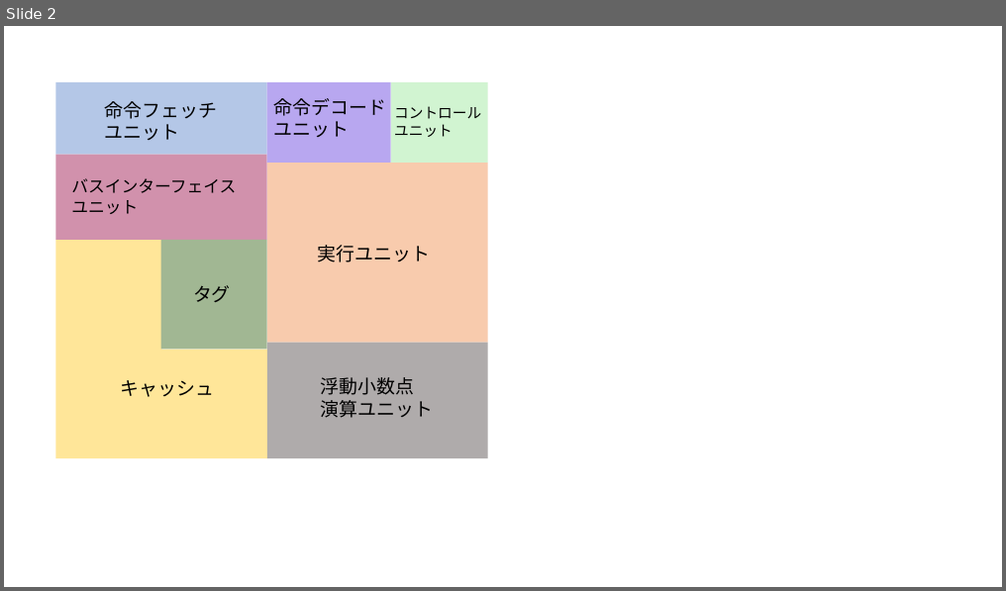
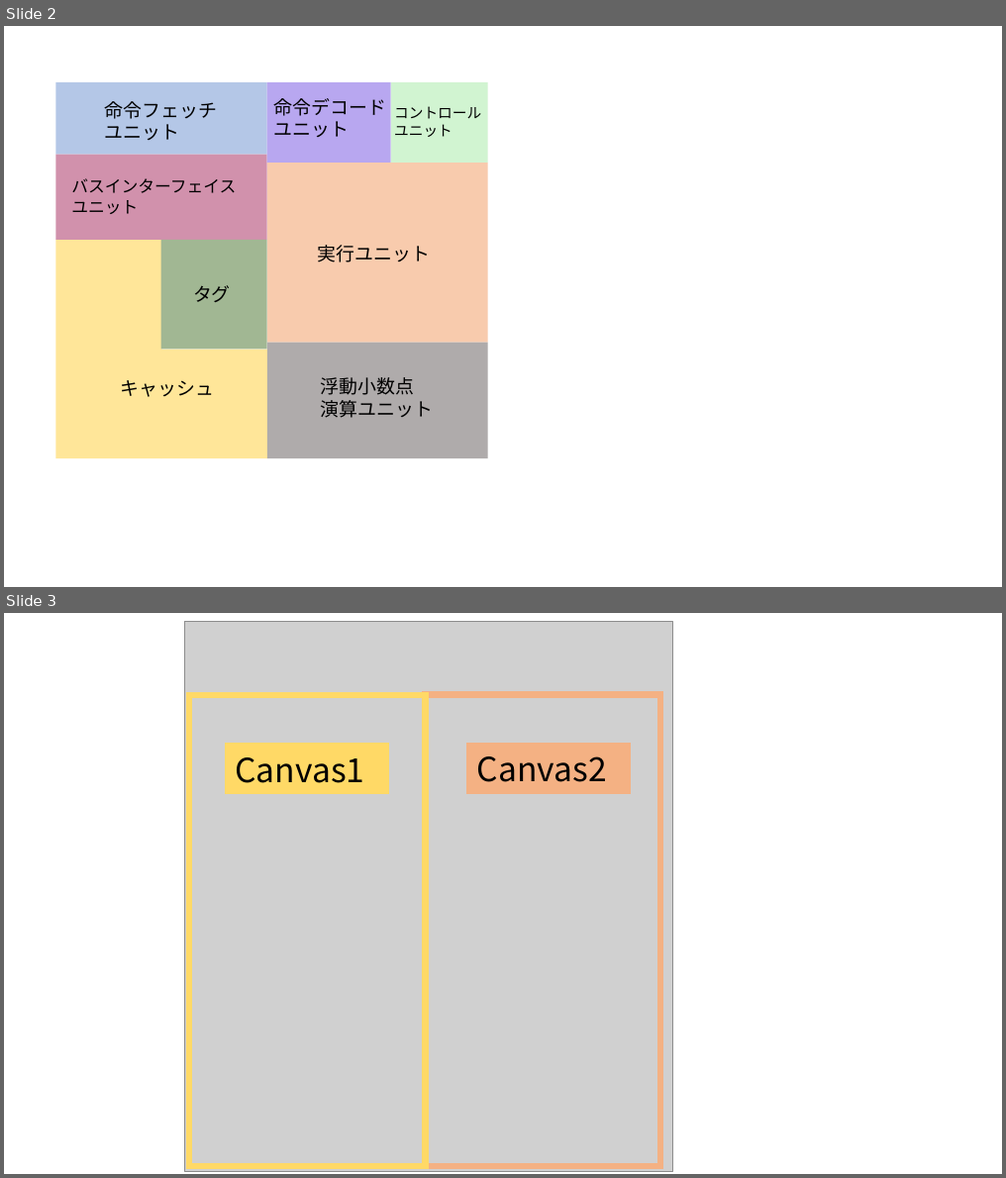
Before and after one commit to okmtaoo/-, a slide deck: 論文に使う画像.pptx. Shown one above the other, each under a label of ours: slide 2 before the commit, slides 2 and 3 after it. The pictures are 1006x591 and 1006x1178 pixels, drawn with LibreOffice and Linux fonts; fonts in the diff are those of the drawing; grey boxes stand for pictures. Boxes give left, top, right and bottom in pixels: in the first picture for what was removed or moved away, otherwise in the second. Text is boxed around its words. In the diff, an @@ line names an element or a change of style, - is before the commit and + after.

```diff
--- a/論文に使う画像.pptx
+++ b/論文に使う画像.pptx
@@ slide 3 added at (x1=4, y1=613, x2=1002, y2=1174), background #FFFFFF @@
@@ picture added at (x1=184, y1=621, x2=672, y2=1172) @@
@@ rectangle added at (x1=190, y1=694, x2=426, y2=1166), outline #FFD966 6 pt @@
@@ rectangle added at (x1=425, y1=694, x2=660, y2=1166), outline #F4B183 6 pt @@
@@ rectangle added at (x1=228, y1=747, x2=386, y2=792), fill #FFD966, outline #FFD966 6 pt @@
@@ text added at (x1=235, y1=758, x2=364, y2=783), 32 pt, text #000000 @@
+Canvas1
@@ rectangle added at (x1=469, y1=747, x2=628, y2=792), fill #F4B183, outline #F4B183 6 pt @@
@@ text added at (x1=477, y1=757, x2=607, y2=782), 32 pt, text #000000 @@
+Canvas2
```
Also in this commit, not shown: 1 other slide added, 10 other files.
